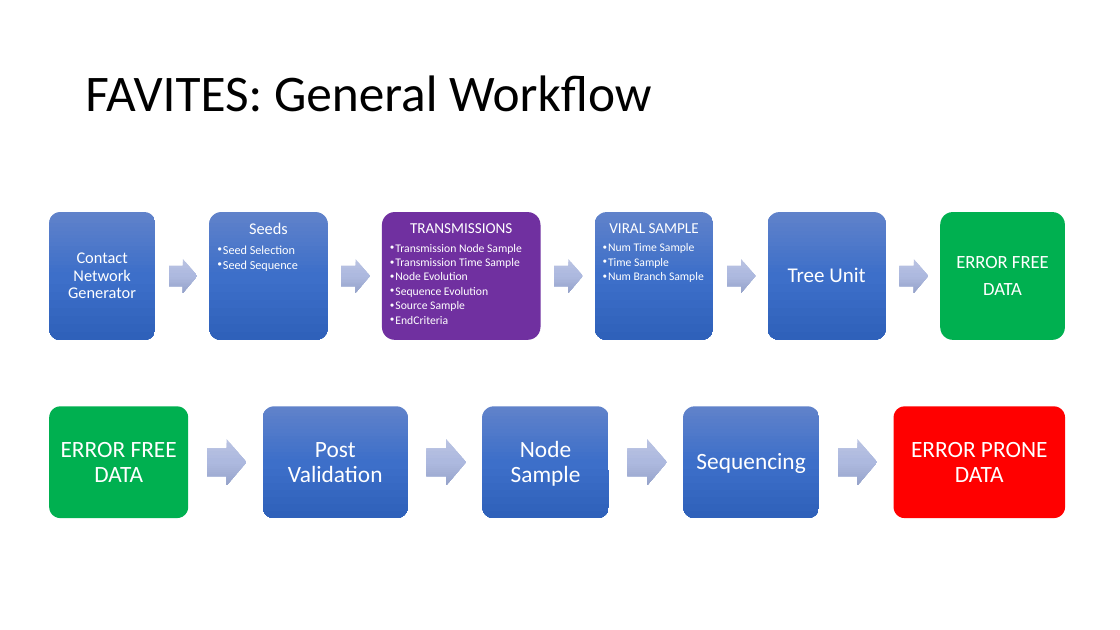
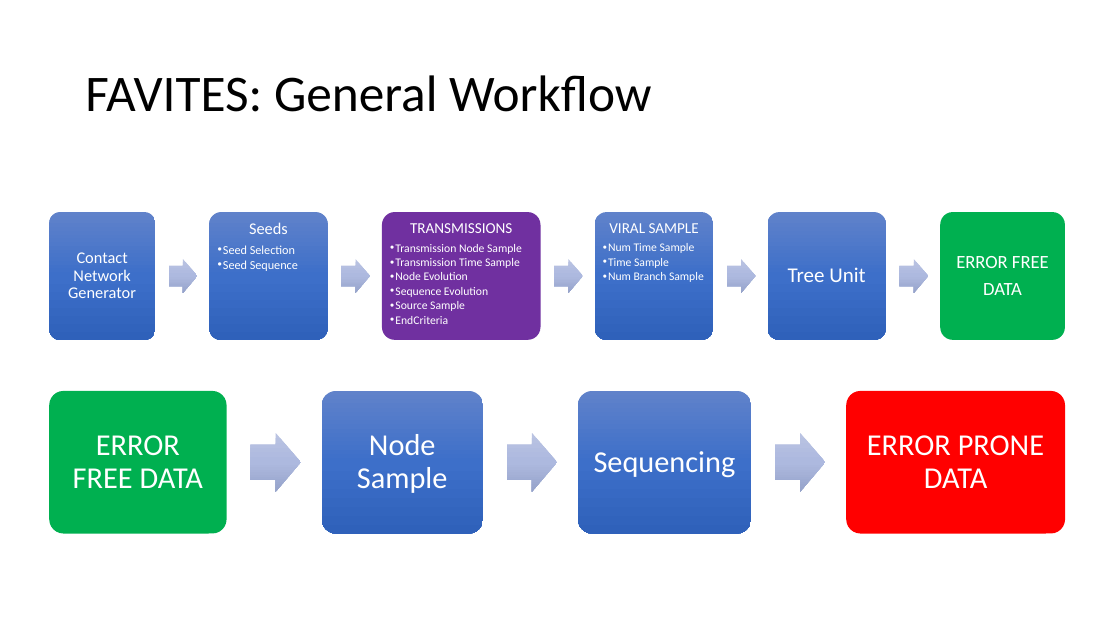
Before and after one commit to niemasd/FAVITES, a slide deck: slide 2 of figures/figures.pptx. Drawn at 1120x630 pixels with LibreOffice and Linux fonts; fonts in the diff are those of the drawing. Boxes give left, top, right and bottom in pixels: in the first picture for what was removed or moved away, otherwise in the second. Text is boxed around its words. In the diff, an @@ line names an element or a change of style, - is before the commit and + after.

Commit message:
Updated workflow figure

```diff
--- a/figures/figures.pptx
+++ b/figures/figures.pptx
@@ rounded rectangle: place and size @@
-rounded rectangle at bbox=[50, 407, 189, 518]
+rounded rectangle at bbox=[50, 391, 227, 534]
@@ text "ERROR FREE DATA": place and size @@
-text "ERROR FREE DATA" at bbox=[61, 442, 177, 482]
+text "ERROR FREE DATA" at bbox=[73, 435, 203, 488]
@@ rounded rectangle: place and size @@
-rounded rectangle at bbox=[263, 407, 408, 518]
+rounded rectangle at bbox=[322, 391, 483, 534]
@@ size 20 to 26 pt; more space between paragraphs in 4 elements at bbox=[73, 435, 203, 488], bbox=[867, 435, 1044, 488], bbox=[594, 451, 736, 477], bbox=[357, 434, 448, 493] @@
@@ text "Node Sample": place and size @@
-text "Node Sample" at bbox=[511, 441, 581, 486]
+text "Node Sample" at bbox=[357, 434, 448, 493]
@@ rounded rectangle removed at bbox=[482, 407, 608, 518] @@
@@ rounded rectangle: place and size @@
-rounded rectangle at bbox=[683, 407, 819, 518]
+rounded rectangle at bbox=[578, 391, 751, 534]
@@ text "Sequencing": place and size @@
-text "Sequencing" at bbox=[696, 453, 805, 473]
+text "Sequencing" at bbox=[594, 451, 736, 477]
@@ rounded rectangle: place and size @@
-rounded rectangle at bbox=[894, 407, 1065, 518]
+rounded rectangle at bbox=[846, 391, 1065, 534]
@@ text "ERROR PRONE DATA": place and size @@
-text "ERROR PRONE DATA" at bbox=[911, 442, 1047, 482]
+text "ERROR PRONE DATA" at bbox=[867, 435, 1044, 488]
@@ right arrow: place and size @@
-right arrow at bbox=[207, 439, 246, 486]
+right arrow at bbox=[250, 433, 301, 492]
@@ text removed at bbox=[288, 442, 383, 482] @@
-Post Validation
@@ right arrow: place and size @@
-right arrow at bbox=[427, 439, 466, 486]
+right arrow at bbox=[507, 433, 557, 492]
@@ right arrow removed at bbox=[628, 439, 667, 486] @@
@@ right arrow: place and size @@
-right arrow at bbox=[838, 439, 877, 486]
+right arrow at bbox=[776, 433, 826, 492]
```
